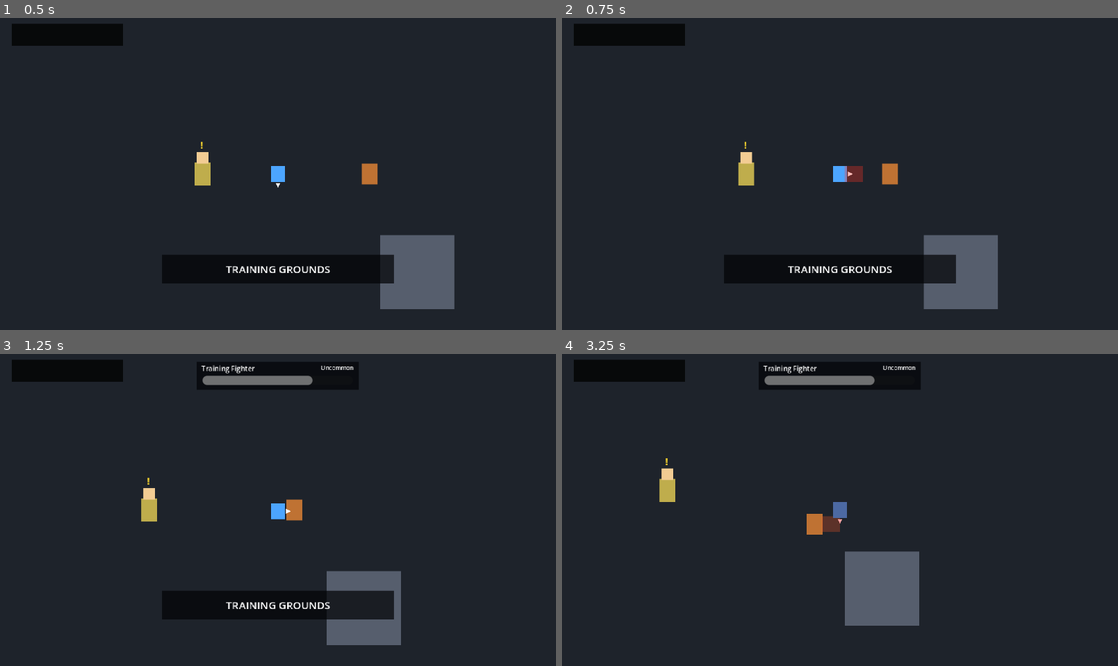
Above: before the commit, frames 1-4 (two rows, left to right).
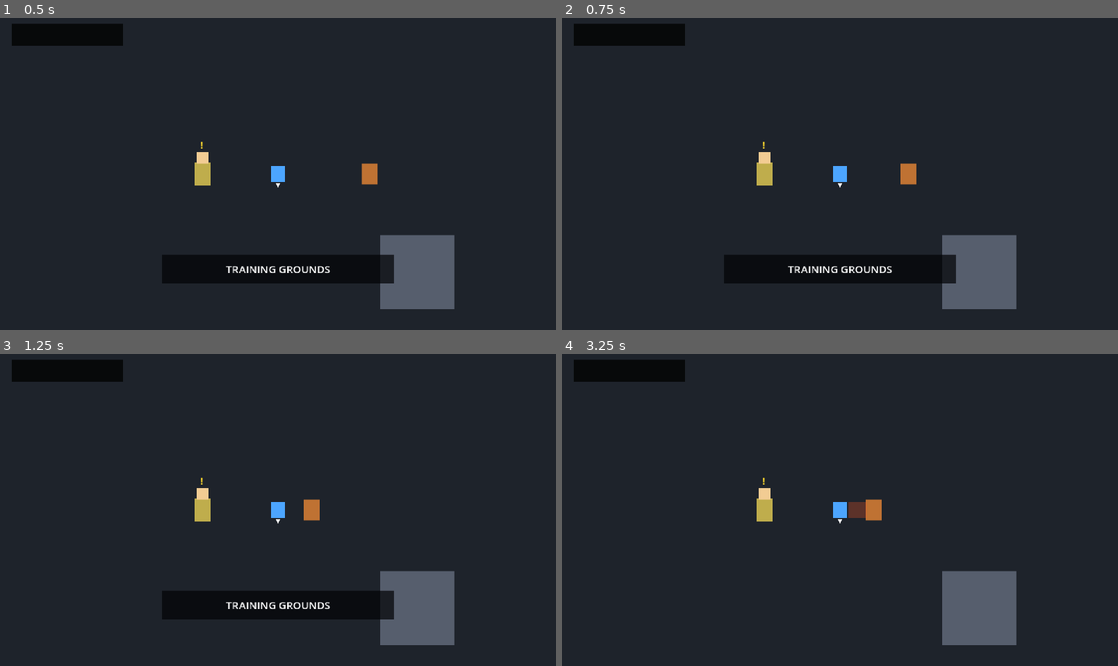
Above: after the commit, the same moments.

Repository: kikajima/dragonballsoullegacy
Game: Godot game, scene res://scenes/bootstrap/bootstrap.tscn
Two runs of this game, one before a commit and one after it. Both use one fixed random seed, a clock stepped at 60 frames per second and the inputs below.
Inputs:
- Up to frame 1 (0.5 s): no input
- Up to frame 2 (0.75 s): tap Enter (ui_accept) at 0.5 s; hold D (move_right) from 0.53 s (still down); hold E (interact) from 0.53 s (still down); tap J (attack) at 0.6 s
- Up to frame 3 (1.25 s): keep holding D (move_right); keep holding E (interact); tap Enter (ui_accept) at 0.77 s
- Up to frame 4 (3.25 s): release D (move_right) at 1.28 s; release E (interact) at 1.28 s; hold S (move_down) 1.28-2.03 s; tap E (interact) at 1.35 s; tap Enter (ui_accept) at 1.52, 3.02 s; tap R (next_special) at 1.55, 2.1 s; hold D (move_right) 2.03-2.78 s; tap O (special_attack) at 2.3, 2.85 s; hold W (move_up) from 2.78 s (still down); tap J (attack) at 3.05 s

Frame 1 is identical in both runs. In frame 2, 2.5% of the frame differs, in the area x 31-82%, y 39-94%; in frame 3, 7.0%; in frame 4, 10%, in the area x 17-82%, y 2-94%.
Error after the commit: Attempt to call function 'is_casting' in base 'null instance' on a null instance. (res://actors/player/player.gd:77)

Commit message:
feat: integrate selectable special energy attacks into player combat

Diff:
--- a/actors/player/player.gd
+++ b/actors/player/player.gd
@@ -36,6 +36,7 @@
 @onready var consumable_component: ConsumableComponent = $Components/ConsumableComponent
 @onready var combo_tracker_component: ComboTrackerComponent = $Components/ComboTrackerComponent
 @onready var ki_blast_component: KiBlastComponent = $Components/KiBlastComponent
+@onready var special_attack_component: SpecialAttackComponent = $Components/SpecialAttackComponent
 @onready var attack_hitbox: HitboxComponent = $Combat/AttackHitbox
 @onready var hurtbox: HurtboxComponent = $Hurtbox
 @onready var animation_controller: PlayerAnimationController = $Visuals/AnimationController
@@ -73,6 +74,10 @@
 
 	facing_component.update_from_direction(move_intent)
 
+	if special_attack_component.is_casting():
+		_process_special_attack(delta)
+		return
+
 	if ki_blast_component.is_casting():
 		_process_ki_blast(move_intent, delta)
 		return
@@ -92,6 +97,9 @@
 		return
 
 	charge_aura.visible = false
+
+	if input_controller.is_next_special_pressed():
+		special_attack_component.select_next()
 
 	if input_controller.is_quick_item_pressed():
 		use_inventory_item(&"senzu_bean")
@@ -103,6 +111,21 @@
 			animation_controller.update_visual(
 				STATE_IDLE,
 				facing_component.current_facing,
+				delta
+			)
+			return
+
+	if input_controller.is_special_attack_pressed():
+		if special_attack_component.start_cast(
+			facing_component.current_facing,
+			_facing_vector(facing_component.current_facing)
+		):
+			var special_state := special_attack_component.get_cast_state()
+			state_machine.change_state(special_state)
+			movement_component.stop(self)
+			animation_controller.update_visual(
+				special_state,
+				special_attack_component.get_cast_facing(),
 				delta
 			)
 			return
@@ -263,6 +286,29 @@
 		charge_aura.visible = false
 		animation_controller.freeze_charge_complete()
 
+func _process_special_attack(delta: float) -> void:
+	guard_component.set_guarding(false)
+	charge_aura.visible = false
+	movement_component.stop(self)
+
+	special_attack_component.tick_cast(self, delta)
+
+	if special_attack_component.is_casting():
+		var cast_state := special_attack_component.get_cast_state()
+		state_machine.change_state(cast_state)
+		animation_controller.update_visual(
+			cast_state,
+			special_attack_component.get_cast_facing(),
+			delta
+		)
+	else:
+		state_machine.change_state(STATE_IDLE)
+		animation_controller.update_visual(
+			STATE_IDLE,
+			facing_component.current_facing,
+			delta
+		)
+
 func _process_ki_blast(move_intent: Vector2, delta: float) -> void:
 	guard_component.set_guarding(false)
 	charge_aura.visible = false
@@ -353,6 +399,7 @@
 	combo_tracker_component.break_combo()
 	melee_combat_component.cancel_attack()
 	ki_blast_component.cancel_cast()
+	special_attack_component.cancel_cast()
 
 	var toward_source := source_position - global_position
 	facing_component.update_from_direction(toward_source)
@@ -445,6 +492,19 @@
 	else:
 		state_machine.change_state(STATE_WALK)
 
+func _facing_vector(facing: StringName) -> Vector2:
+	match facing:
+		&"up":
+			return Vector2.UP
+		&"down":
+			return Vector2.DOWN
+		&"left":
+			return Vector2.LEFT
+		&"right":
+			return Vector2.RIGHT
+
+	return Vector2.DOWN
+
 func get_current_state() -> StringName:
 	return state_machine.current_state
 
